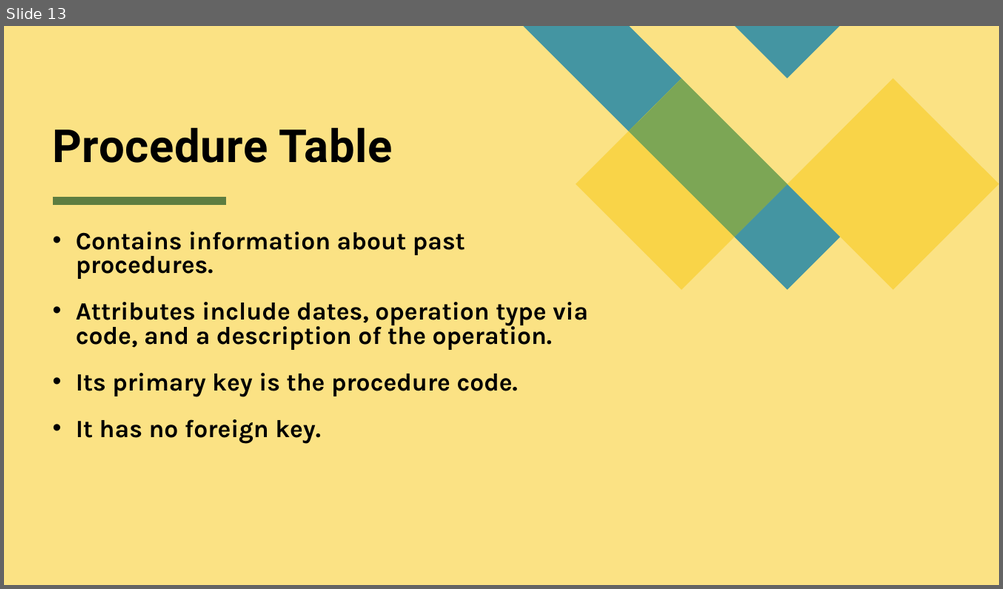
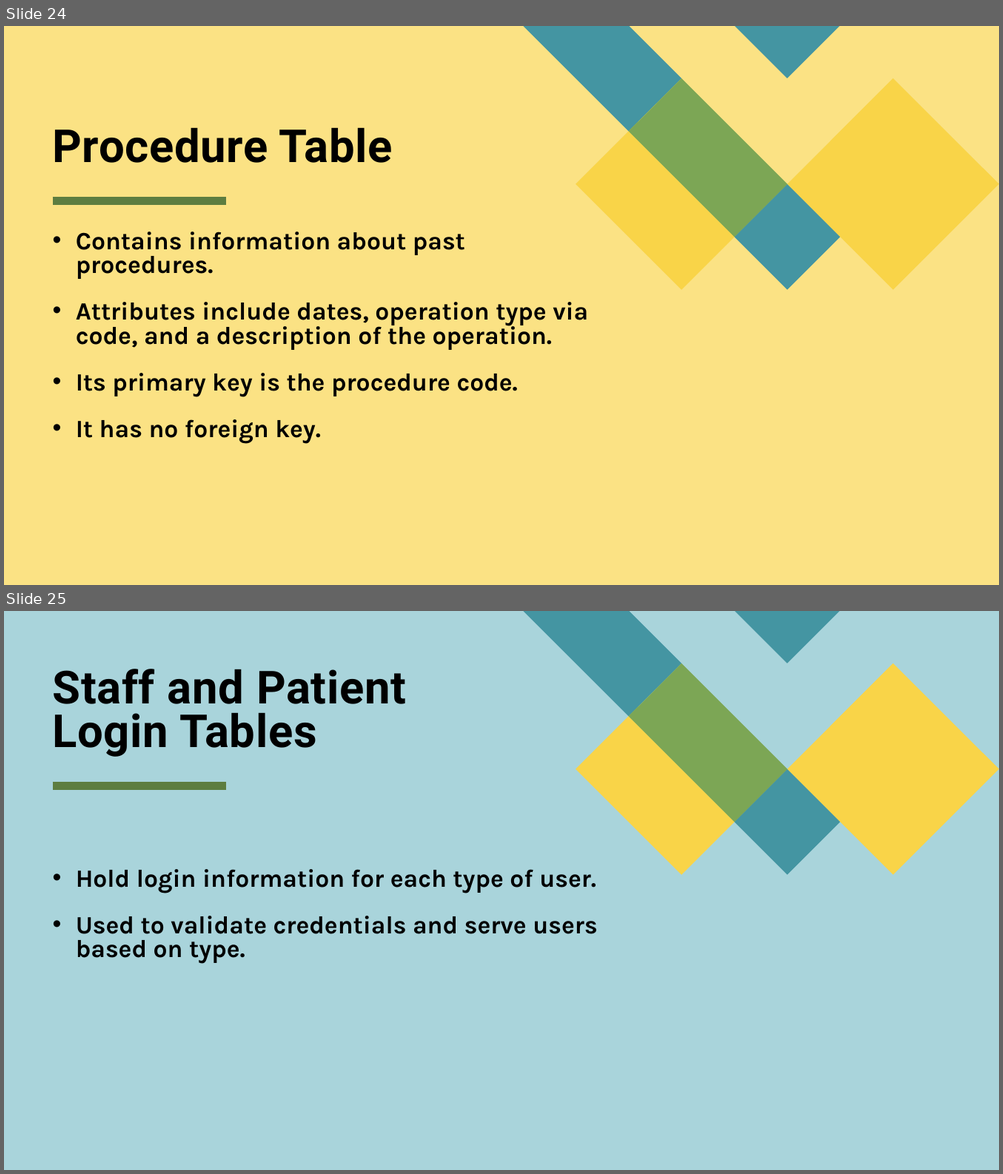
Before and after one commit to Fliperdudole/Healthcare-Database-System, a slide deck: Presentation/HealthcareDatabaseManagementSystemPresentation.pptx. Shown one above the other, each under a label of ours: slide 13 before the commit, slides 24 and 25 after it. The pictures are 1003x589 and 1003x1174 pixels, drawn with LibreOffice and Linux fonts; fonts in the diff are those of the drawing. Boxes give left, top, right and bottom in pixels: in the first picture for what was removed or moved away, otherwise in the second. Text is boxed around its words. In the diff, an @@ line names an element or a change of style, - is before the commit and + after.

```diff
--- a/Presentation/HealthcareDatabaseManagementSystemPresentation.pptx
+++ b/Presentation/HealthcareDatabaseManagementSystemPresentation.pptx
@@ slide 25 added at <box>4,611,999,1170</box>, background #A9D4DB; not listed: 6 template elements that a slide beside it also shows @@
@@ title added at <box>53,669,406,757</box>, 44 pt, text #000000, bold @@
+Staff and Patient
+Login Tables
@@ text added at <box>76,869,597,964</box>, 24 pt, text #000000, bold @@
+• Hold login information for each type of user.
+• Used to validate credentials and serve users based on type.
@@ what was slide 13 is now slide 24 @@
```
Also in this commit, not shown: 5 slides changed, 3 other slides added, 1 other file.
